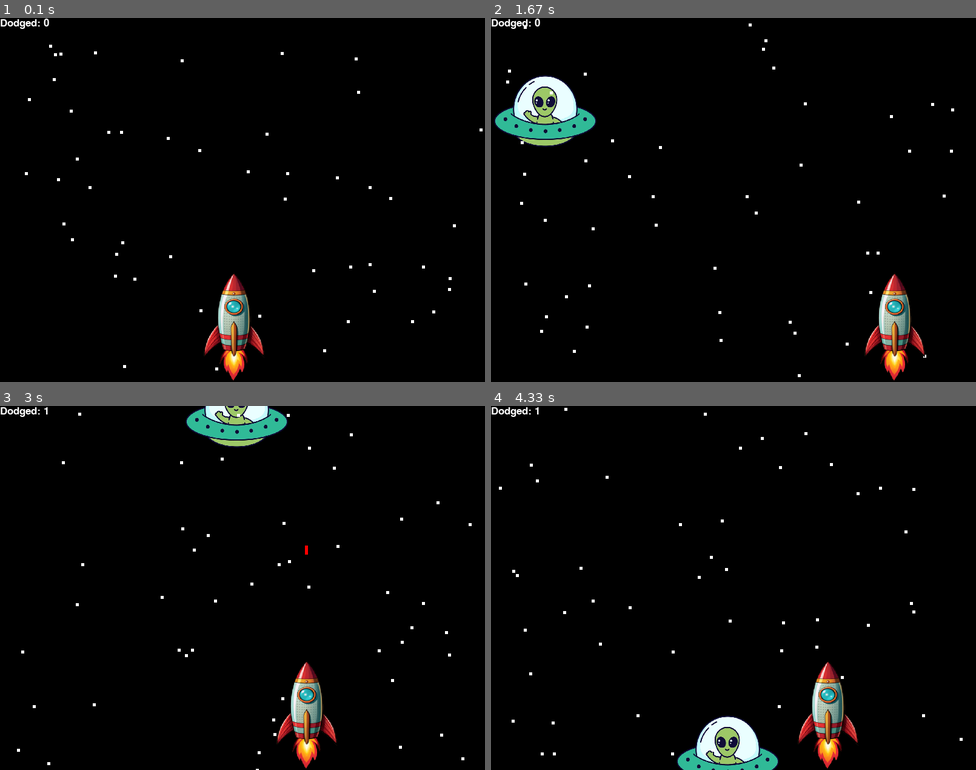
Above: before the commit, frames 1-4 (two rows, left to right).
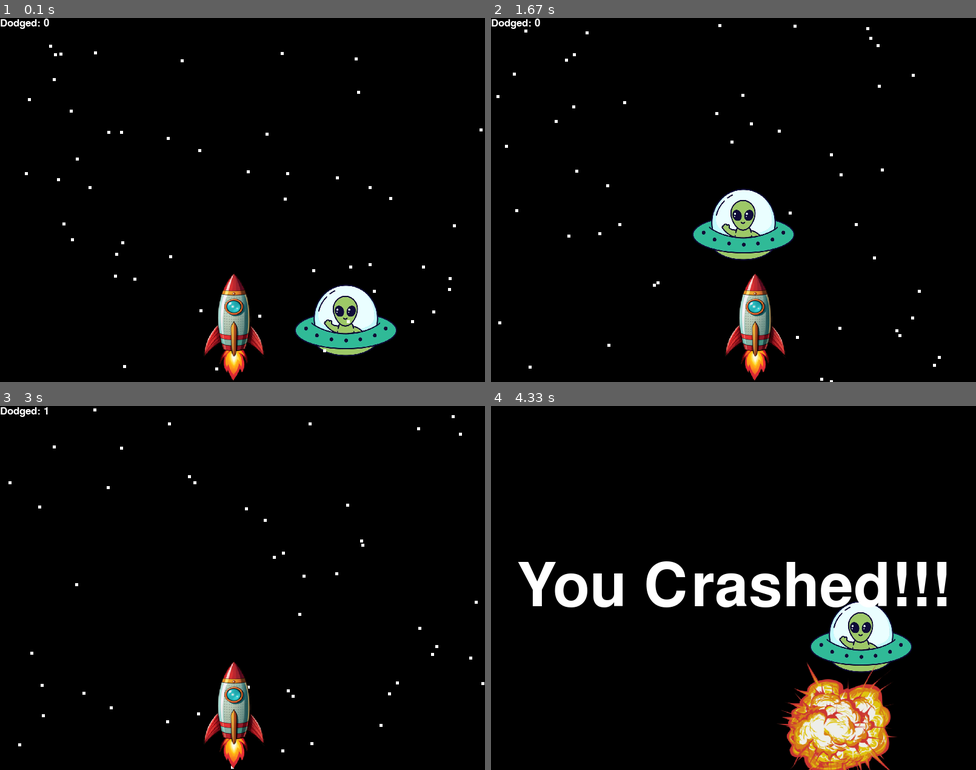
Above: after the commit, the same moments.

Repository: pablozg12/Game-with-PyGame
Game: pygame game, started from MyGame/game.py
Two runs of this game, one before a commit and one after it. Both use one fixed random seed, a clock stepped at 60 frames per second and the inputs below.
Inputs:
- Up to frame 1 (0.1 s): no input
- Up to frame 2 (1.67 s): hold Right 0.33-0.8 s; hold Right 1.17-1.63 s
- Up to frame 3 (3 s): hold Left 1.67-2.2 s; hold Up from 2.67 s (still down)
- Up to frame 4 (4.33 s): release Up at 3.03 s; hold Right 3.07-3.7 s; hold Left 3.73-4.2 s

The runs differ from the first frame. In frame 1, 2.7% of the frame differs, in the area x 60-82%, y 73-93%; in frame 2, 9.0%; in frame 3, 5.6%; in frame 4, 14%, in the area x 0-98%, y 0-100%.

Commit message:
Update game
You can kill the aliens now :D

Diff:
--- a/MyGame/game.py
+++ b/MyGame/game.py
@@ -84,6 +84,14 @@
         star_speed = random.randint(5,9) #Different speed
         stars_List.append([star_x,star_y, star_speed])
 
+    num_aliens = 1
+    aliens_List = []
+    for _ in range(num_aliens):
+        alien_x = random.randrange(0,display_width)
+        alien_y = random.randrange(0, display_height)
+        alien_speed = random.randint(5,9) #Different speed
+        aliens_List.append([alien_x,alien_y, star_speed])
+
     thing_width = 5
     thing_height = 5
 
@@ -92,9 +100,6 @@
     blast_height = 15
     blastSpeed = 10
 
-    alien_speed = 7
-    alien_startx = random.randrange(0,display_width)
-    alien_starty = -600
     alien_width = 150
     alien_height = 100
 
@@ -134,9 +139,35 @@
 
             if bullet[1] < 0 - blast_height:
                 blasts_List.remove(bullet)
+                continue
 
-        alien(alien_startx, alien_starty)
-        alien_starty += alien_speed
+            for alien_obj in aliens_List[:]:
+                if bullet[1] < alien_obj[1] + alien_height and bullet[1] + blast_height > alien_obj[1]:
+                    if bullet[0] < alien_obj[0] + alien_width and bullet[0] + blast_width > alien_obj[0]:
+                        explotion(alien_obj[0], alien_obj[1])
+
+                        if bullet in blasts_List:
+                            blasts_List.remove(bullet)
+                        aliens_List.remove(alien_obj)
+
+                        dodged+=1
+                        new_x = random.randrange(0, display_width - alien_width)
+                        new_speed = random.randint(5, 8)
+                        aliens_List.append([new_x, 0 - alien_height * 2, new_speed])
+
+        for alien_obj in aliens_List[:]:
+            alien(alien_obj[0],alien_obj[1])
+            alien_obj[1] += alien_obj[2]
+
+            if alien_obj[1] > display_height:
+                alien_obj[1] = 0 - alien_height
+                alien_obj[0] = random.randrange(0, display_width - alien_width)
+
+            if y < alien_obj[1] + alien_height and y + heightImg > alien_obj[1]:
+                if (x + widthImg > alien_obj[0] and x < alien_obj[0] + alien_width):
+                    explotion(x, y)
+                    crash()
+
 
         #Loop for the stars on the background
         for star in stars_List:
@@ -148,15 +179,7 @@
                 star[1] = 0 - thing_height
                 star[0] = random.randrange(0, display_width)
 
-        if alien_starty > display_height:
-            alien_starty = 0 - alien_height
-            alien_startx = random.randrange(0, display_width)
-            dodged +=1
 
-        if y < alien_starty+alien_height:
-            if x > alien_startx and x < alien_startx + alien_width or x + widthImg > alien_startx and x + widthImg < alien_startx+alien_width:
-                explotion(x,y)
-                crash()
 
         spaceShip(x,y)
         things_dodged(dodged)
